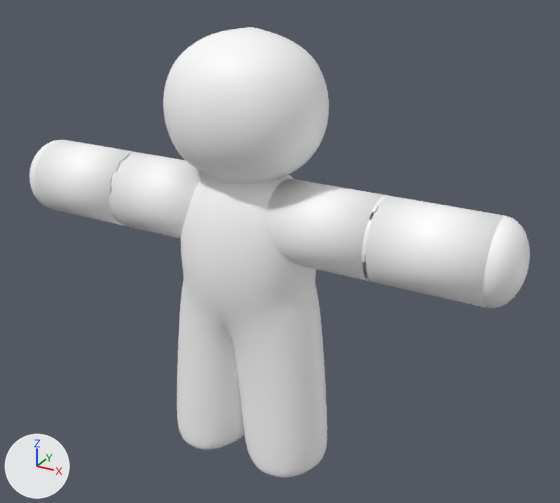
The FBX model Assets/Models/Character/Saru.fbx: old version first, new version second.
Before and after are seen from a 50 mm lens placed at (4.28, -7.03, 6.28), pointed at (0.3, 0.2, 2.67). Every picture has the same lights, and +X, +Y and +Z are marked at lower left. Where no turn or scale is listed for an object, it has been applied to the vertices. Vertices at the same position are counted once.
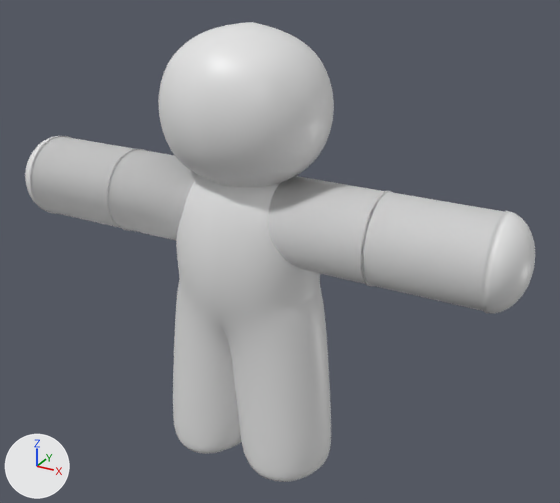
Pixel boxes (x1, y1, x2, y2) of what changed, in the pictures (560 x 503 px; the box of a moved part takes in the faces that stretch with it):
'Cube', reshaped: before (29, 27, 530, 477); after (25, 22, 535, 482)
part 1 of me_cube, added: after (158, 22, 334, 187)
part 2 of me_cube, added: after (173, 175, 331, 482)
part 3 of me_cube, added: after (268, 176, 535, 314)
part 4 of me_cube, added: after (25, 136, 198, 240)
part 5 of me_cube, moved or reshaped (not visible afterwards): before (116, 153, 371, 281)

Diff of the bpy script that builds the scene:
```diff
--- a/Assets/Models/Character/Saru.fbx.py
+++ b/Assets/Models/Character/Saru.fbx.py
@@ mat_outline @@
+mat_outline = principled_material('OutLine')
+mat_outline.base_color = (0.8, 0.8, 0.8)  # white #e7e7e7
+mat_outline.roughness = 0.4
@@ me_cube @@
 # used by ob_cube; location = (0.0, 0.0, 4.36)
-me_cube.from_pydata(...)  # 6065 vertices, 5794 faces; spans x -3.1..3.1, y -0.82..0.82, z -4.33..0.82
+me_cube.from_pydata(...)  # 12152 vertices, 11632 faces; spans x -3.15..3.15, y -0.87..0.87, z -4.38..0.87
+# me_cube part 1: the loose piece of 1538 vertices spanning x -0.89..0.89, y -0.82..0.82, z -0.82..0.82 is copied, and the copy is scaled about its middle by (1.05, 1.06, 1.06), in mat_outline (white #e7e7e7); it spans x -0.94..0.94, y -0.87..0.87, z -0.87..0.87
+# me_cube part 2: a new loose piece of 2882 vertices spanning x -1.08..1.08, y -0.74..0.73, z -4.38..-0.49, in mat_outline (white #e7e7e7)
+# me_cube part 3: a new loose piece of 834 vertices spanning x 0.08..3.15, y -0.51..0.51, z -1.71..-0.69, in mat_outline (white #e7e7e7)
+# me_cube part 4: a new loose piece of 834 vertices spanning x -3.15..-0.08, y -0.51..0.51, z -1.71..-0.69, in mat_outline (white #e7e7e7)
+# me_cube part 5
+# 8 vertices are removed from x -1.62..1.62, y -0.44..0.45, z -1.64..-0.76
+# 29 faces are deleted
+# 7 vertices are added at x -1.62..1.62, y -0.38..0.45, z -1.62..-0.95
+# 27 new faces join them, mat_material (its picture is missing)
 me_cube.materials.append(mat_material)
+me_cube.materials.append(mat_outline)  # white #e7e7e7
```
